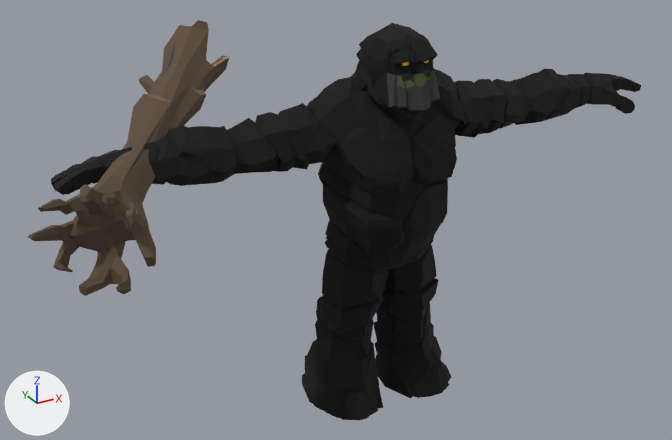
An edit to the glTF model public/models/rig/rivals/golem.glb, drawn before and after from the same camera.
One viewpoint serves both versions: a camera (50 mm lens) standing at (-2.69, -4.3, 3.42) and looking at (-0.2, 0.23, 1.16). The lights are fixed; the arrows at lower left show +X, +Y and +Z. The older version comes first. Where no turn or scale is listed for an object, it has been applied to the vertices.

In view in the first picture: 'Character_ElementalGolem_01', 'wep_golem'.
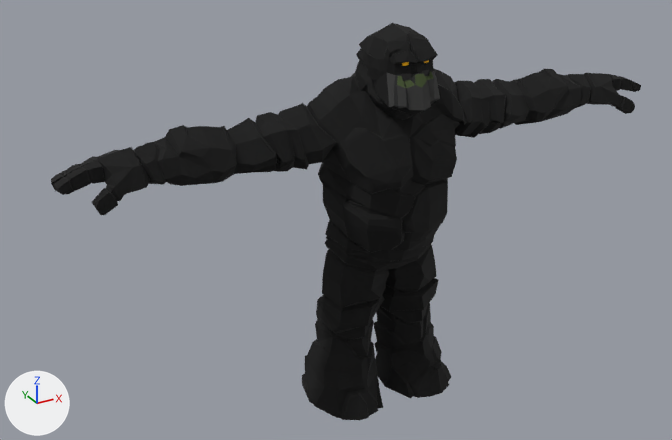
The newer file is also rescaled (x1.01), turned or shifted as a whole; pictures and numbers use the older file's frame.

Pixel boxes (x1, y1, x2, y2) of what changed, in the pictures (672 x 440 px):
'wep_golem', deleted (brown): before (27, 20, 229, 296)

The change, as a diff of the scene's bpy script:
```diff
--- a/public/models/rig/rivals/golem.glb.py
+++ b/public/models/rig/rivals/golem.glb.py
@@ mat_synty_body @@
 n1 = _N.new('ShaderNodeOutputMaterial'); n1.name = 'Material Output'
+n3 = _N.new('ShaderNodeMix'); n3.name = 'Mix'
+n3.data_type = 'RGBA'
+n3.blend_type = 'MULTIPLY'
+n3.inputs[0].default_value = 1.0  # 'Factor'
+n4 = _N.new('ShaderNodeVertexColor'); n4.name = 'Color Attribute'
 n2 = _N.new('ShaderNodeTexImage'); n2.name = 'Image Texture'
@@ mat_synty_body @@
 n0 = _N.new('ShaderNodeBsdfPrincipled'); n0.name = 'Principled BSDF'
 _L.new(n0.outputs[0], n1.inputs[0])  # 'BSDF' to 'Surface'
-_L.new(n2.outputs[0], n0.inputs[0])  # 'Color' to 'Base Color'
+_L.new(n3.outputs[2], n0.inputs[0])  # 'Result' to 'Base Color'
+_L.new(n4.outputs[0], n3.inputs[7])  # 'Color' to 'B'
+_L.new(n2.outputs[0], n3.inputs[6])  # 'Color' to 'A'
@@ me_mesh_1 @@
 me_mesh_1.from_pydata(...)  # 1936 vertices, 3856 faces; spans x -1.88..1.88, y -0.36..0.36, z 0.0..2.37
-me_mesh_1.materials.append(mat_synty_body_001)
+me_mesh_1.materials.append(mat_synty_body)
@@ ob_wep_golem @@
-ob_wep_golem = bpy.data.objects.new('wep_golem', me_mesh_0)
-ob_wep_golem.location = (-1.444, 0.022, 1.817)
```
